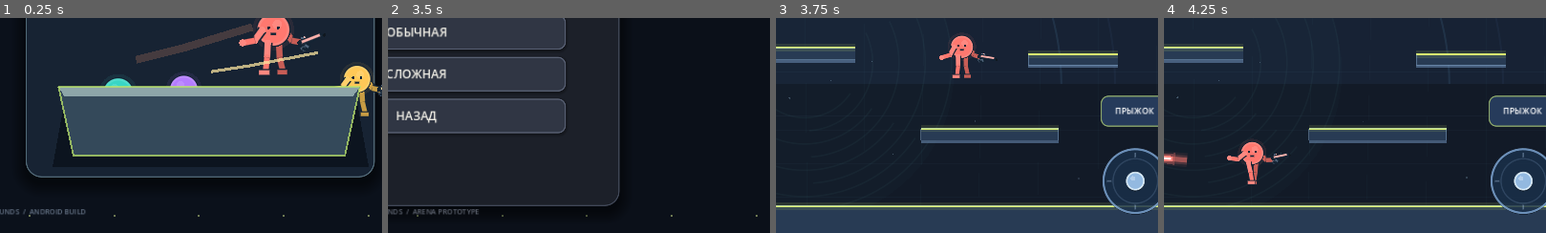
Above: before the commit, frames 1-4 (left to right).
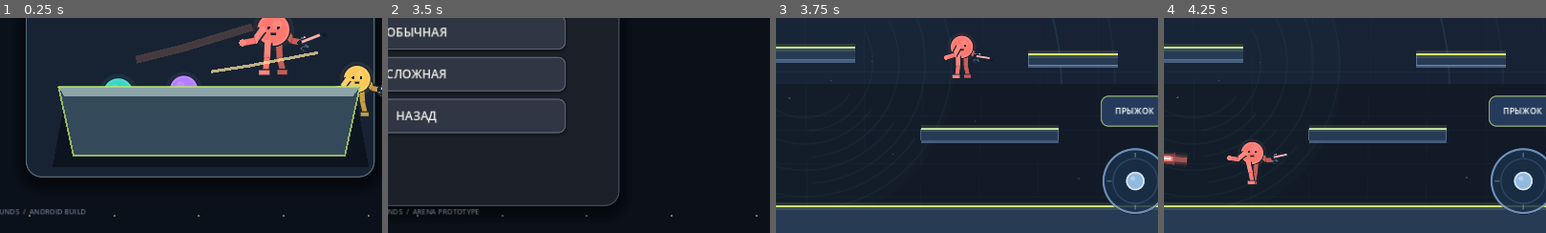
Above: after the commit, the same moments.

Repository: loslam-del/Kiwi-rounds
Game: Godot game, scene res://scenes/main.tscn
The game is run twice, just before and just after one commit, with the same random seed, the same clock (stepped at 60 frames per second) and the same inputs.
Inputs:
- Up to frame 1 (0.25 s): no input
- Up to frame 2 (3.5 s): click "ИГРАТЬ" at 0.5 s; click "ОНЛАЙН — ПОЗЖЕ" at 1.25 s; click "НАЗАД" at 2 s; click "ПРОТИВ БОТОВ" at 2.75 s
- Up to frame 3 (3.75 s): click "ЛЁГКАЯ" at 3.5 s
- Up to frame 4 (4.25 s): no input
The pictures show only the part of the screen within x 46-96%, y 50-100%; the shares and areas given below are measured in that part.

Frames 1-2 are identical in both runs. In frame 3, 0.3% of the frame differs, in the area x 42-58%, y 12-21%; in frame 4, nothing differs.

Commit message:
Add ROUNDS-style reload pip and animated weapon handoff

Diff:
--- a/scripts/player.gd
+++ b/scripts/player.gd
@@ -42,6 +42,7 @@
 var bot_think := 0.0
 var bot_accuracy := 0.64
 var facing := 1.0
+var weapon_hand_blend := 1.0
 var animation_time := 0.0
 var coyote_timer := 0.0
 var jump_buffer_timer := 0.0
@@ -100,11 +101,20 @@
 func set_move(value: Vector2) -> void:
     move_stick = value
 
+func _set_facing(value: float) -> void:
+    var next_facing := signf(value)
+    if next_facing == 0.0 or next_facing == facing:
+        return
+    # Keep the weapon on its previous world-side for a beat, then pass it
+    # across the torso into the new lead hand instead of mirroring instantly.
+    weapon_hand_blend = -1.0
+    facing = next_facing
+
 func set_aim(value: Vector2) -> void:
     if value.length() > 0.16:
         aim_input = value.normalized()
         if absf(aim_input.x) > 0.12:
-            facing = signf(aim_input.x)
+            _set_facing(aim_input.x)
 
 func set_jump(value: bool) -> void:
     touch_jump = value
@@ -126,6 +136,7 @@
     animation_time += delta * (8.5 if absf(velocity.x) > 35.0 and is_on_floor() else 2.2)
     pulse_cooldown = maxf(0.0, pulse_cooldown - delta)
     recoil_kick = move_toward(recoil_kick, 0.0, delta * 38.0)
+    weapon_hand_blend = move_toward(weapon_hand_blend, 1.0, delta * 8.5)
     muzzle_flash = maxf(0.0, muzzle_flash - delta)
     hit_flash = maxf(0.0, hit_flash - delta)
     hitstun_timer = maxf(0.0,hitstun_timer-delta)
@@ -140,7 +151,7 @@
     else:
         _read_keyboard()
     if absf(move_input) > 0.01 and wall_jump_lock <= 0.0:
-        facing = signf(move_input)
+        _set_facing(move_input)
     if is_on_floor():
         coyote_timer = COYOTE_TIME
         air_jumps_left = 1 + extra_air_jumps
@@ -174,7 +185,7 @@
         var wall_normal := get_wall_normal()
         velocity.x = wall_normal.x * WALL_JUMP_X * wall_jump_scale
         velocity.y = WALL_JUMP_Y * wall_jump_scale
-        facing = signf(wall_normal.x)
+        _set_facing(wall_normal.x)
         jump_buffer_timer = 0.0
         coyote_timer = 0.0
         wall_jump_lock = 0.16
@@ -243,7 +254,7 @@
 
 
 func _weapon_hand_local() -> Vector2:
-    var shoulder := Vector2(13.0, -7.0)
+    var shoulder := Vector2(lerpf(-13.0, 13.0, (weapon_hand_blend + 1.0) * 0.5), -7.0)
     var elbow := shoulder + Vector2(sin(arm_front_angle) * 15.0, cos(arm_front_angle) * 15.0)
     var forearm_angle := arm_front_angle + elbow_front_angle
     return elbow + Vector2(sin(forearm_angle) * 14.0, cos(forearm_angle) * 14.0)
@@ -333,7 +344,7 @@
     if direction == Vector2.ZERO:
         direction = Vector2(facing, 0.0)
     if absf(direction.x) > 0.12:
-        facing = signf(direction.x)
+        _set_facing(direction.x)
 
     # Spawn from the hand-held blaster muzzle, not from the fighter's chest.
     var hand_world_offset := Vector2(_weapon_hand_local().x * facing, _weapon_hand_local().y)
@@ -453,7 +464,7 @@
     draw_line(foot_back + Vector2(-4,0), foot_back + Vector2(6,0), dark, 4.0, true)
 
     var shoulder_back := Vector2(-13.0, -7.0)
-    var shoulder_front := Vector2(13.0, -7.0)
+    var shoulder_front := Vector2(lerpf(-13.0, 13.0, (weapon_hand_blend + 1.0) * 0.5), -7.0)
     var upper_arm_len := 15.0
     var forearm_len := 14.0
     var elbow_back := shoulder_back + Vector2(sin(arm_back_angle) * upper_arm_len, cos(arm_back_angle) * upper_arm_len)
@@ -537,7 +548,13 @@
         draw_circle(center, 23.0, Color(1.0,0.45,0.34,hit_flash*0.24))
         draw_arc(center, 23.0, 0.0, TAU, 48, Color(1.0,0.82,0.72,hit_flash*0.8), 2.0, true)
     if reload_visual > 0.0:
-        draw_arc(center, 26.0, -PI/2.0, -PI/2.0+TAU*(1.0-reload_visual), 32, Color.WHITE, 2.2, true)
+        # ROUNDS-style reload pip floats above and to the right of the fighter.
+        var reload_pip := center + Vector2(29.0, -39.0)
+        draw_circle(reload_pip, 8.5, Color("#101a27", 0.92))
+        draw_arc(reload_pip, 7.2, 0.0, TAU, 32, Color("#526174", 0.95), 2.2, true)
+        var reload_progress := 1.0 - reload_visual
+        draw_arc(reload_pip, 7.2, -PI/2.0, -PI/2.0 + TAU * reload_progress, 32, Color("#f2d66d"), 2.8, true)
+        draw_circle(reload_pip, 2.0, Color("#f2d66d", 0.9))
 
     # The blaster is anchored to the front hand instead of floating at the torso.
     var local_aim := Vector2(aim_input.x * facing, aim_input.y).normalized()
